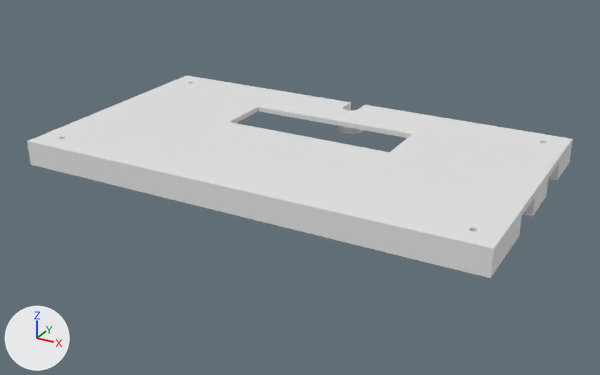
One commit to the Blender file 3D printed parts/enclosure.blend: the scene before it, then after it.
The view is the same before and after, from a camera (50 mm lens) standing at (205.0, -190.1, 82.1) and looking at (76.1, 44.4, -35.1). The lights are fixed; the arrows at lower left show +X, +Y and +Z. The older version comes first.

The first picture shows 'Front'.
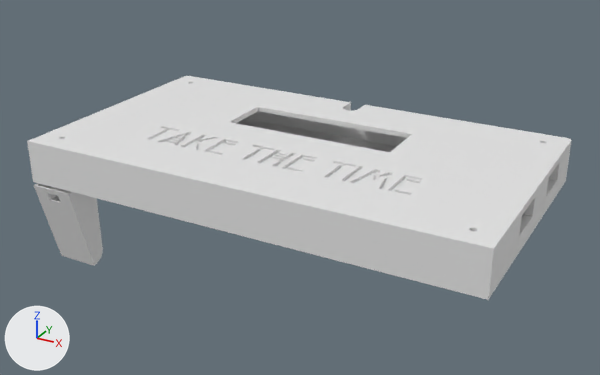
Where the newer file only moved an object's origin or applied its transform, the numbers keep the older frame.

What differs and where, as boxes [x1, y1, x2, y2] in the pictures (600 x 375 px; the box of a moved part takes in the faces that stretch with it):
```json
{"object": "Front", "change": "reshaped, moved, rescaled", "before": [27, 75, 573, 278], "after": [27, 76, 572, 278]}
{"object": "Back", "change": "shown", "after": [31, 111, 568, 300]}
{"object": "Support foot 10deg", "change": "shown", "after": [34, 183, 103, 266]}
{"part": 1, "of": "me_cube_001", "change": "moved or reshaped", "after": [30, 107, 572, 278], "on screen": "not visible before"}
```

Scene script edits in JSON lines:
```json
{"block": "me_cube_001", "where": "# used by ob_front; location = (-3.0, 88.0, -18.5); scale = (1.0, 1.0, -1.0)"}
{"op": "remove", "block": "me_cube_001", "code": "me_cube_001.from_pydata(...)  # 2474 vertices, 1593 faces; spans x 0.0..161.0, y -91.0..0.0, z -2.0..7.0"}
{"op": "add", "block": "me_cube_001", "code": "me_cube_001.from_pydata(...)  # 2676 vertices, 1738 faces; spans x -3.0..158.0, y -3.0..88.0, z -25.0..-17.0"}
{"block": "me_cube_001", "change": "me_cube_001 part 1: 2474 vertices removed from x 0.0..161.0, y -91.0..0.0, z -2.0..7.0; 2676 vertices added at x -3.0..158.0, y -3.0..88.0, z -25.0..-17.0"}
{"block": "me_cube", "where": "# used by ob_support_foot_10deg; location = (5.0, 5.0, -42.1); rotation_euler = (0.175, 0.0, 0.0), in degrees (10, 0, 0); scale = (1.0, 1.06, 1.0)"}
{"op": "remove", "block": "me_cube", "code": "me_cube.from_pydata(...)  # 540 vertices, 280 faces; spans x -7.5..7.5, y -7.4..4.7, z -31.3..1.4"}
{"op": "add", "block": "me_cube", "code": "me_cube.from_pydata(...)  # 570 vertices, 295 faces; spans x -3.0..13.0, y -3.0..10.5, z -64.4..-32.7"}
{"block": "me_cube", "change": "me_cube part 2: 540 vertices removed from x -7.5..7.5, y -7.4..4.7, z -31.3..1.4; 570 vertices added at x -3.0..13.0, y -3.0..10.5, z -64.4..-32.7"}
{"op": "set", "path": "ob_front.scale", "old": "(1.0, 1.0, -1.0)", "new": "(1.0, 1.0, 1.0)"}
{"op": "set", "path": "ob_front.location", "old": "(-3.0, 88.0, -18.5)", "new": "(0.0, 0.0, 0.0)"}
{"op": "remove", "block": "ob_back", "code": "ob_back.hide_set(True)"}
{"op": "set", "path": "ob_support_foot_10deg.rotation_euler", "old": "(0.175, 0.0, 0.0)", "new": "(0.0, 0.0, 0.0)", "note": "degrees (10, 0, 0) -> degrees (0, 0, 0)"}
{"op": "set", "path": "ob_support_foot_10deg.scale", "old": "(1.0, 1.06, 1.0)", "new": "(1.0, 1.0, 1.0)"}
{"op": "remove", "block": "ob_support_foot_10deg", "code": "ob_support_foot_10deg.hide_set(True)"}
{"op": "set", "path": "ob_support_foot_10deg.location", "old": "(5.0, 5.0, -42.1)", "new": "(0.0, 0.0, 0.0)"}
```
